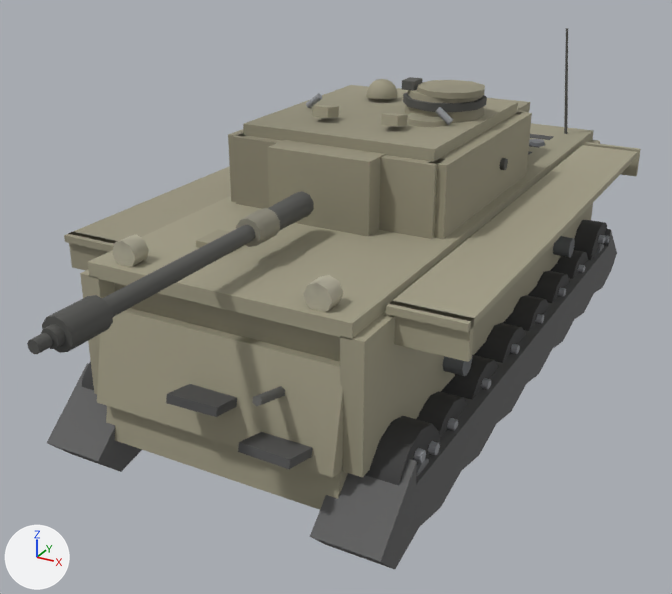
An edit to the glTF model client/assets/models/chinu.glb, drawn before and after from the same camera.
Camera for both pictures: a 50 mm lens placed at (3.67, -7.84, 4.48), pointed at (-0.11, -0.97, 1.04). Every picture has the same lights, and +X, +Y and +Z are marked at lower left. The older version comes first. Where no turn or scale is listed for an object, it has been applied to the vertices. Vertices at exactly the same position are counted once.

The scene before the commit, as lines of its bpy script (objects in view):
```python
me_mesh_11 = bpy.data.meshes.new('Mesh_11')
me_mesh_11.from_pydata(...)  # 148 vertices, 248 faces; spans x -0.24..0.24, y -0.369..0.369, z -0.369..0.369
me_mesh_11.materials.append(mat_wheel11_mat)
me_mesh_16 = bpy.data.meshes.new('Mesh_16')
me_mesh_16.from_pydata(...)  # 160 vertices, 296 faces; spans x -1.51..1.51, y -3.3..3.3, z 0.1..1.09
me_mesh_16.materials.append(mat_tracks_mat)
me_mesh_18 = bpy.data.meshes.new('Mesh_18')
me_mesh_18.from_pydata(...)  # 80 vertices, 132 faces; spans x -1.06..1.06, y -3.4..-2.05, z 0.38..1.95
me_mesh_18.materials.append(mat_glacis_mat)
# before: 0 (1.06, -2.79, 1.82), 1 (1.06, -3.09, 0.42), 2 (1.06, -2.6, 1.78), 3 (1.06, -2.9, 0.38), 4 (-1.06, -2.6, 1.78)
# before: 5 (-1.06, -2.9, 0.38), 6 (-1.06, -2.79, 1.82), 7 (-1.06, -3.09, 0.42)
me_mesh_21 = bpy.data.meshes.new('Mesh_21')
me_mesh_21.from_pydata(...)  # 76 vertices, 124 faces; spans x -1.13..1.13, y -3.0..3.0, z 1.77..1.93
me_mesh_21.materials.append(mat_hulltop_mat)
# before: 0 (1.13, -3.0, 1.89) at pixel (352, 323), 1 (1.13, -3.0, 1.77) at pixel (352, 340), 6 (-1.13, -3.0, 1.89) at pixel (87, 261), 7 (-1.13, -3.0, 1.77) at pixel (89, 276)
ob_glacis = bpy.data.objects.new('glacis', me_mesh_18)
ob_glacis.location = (0.0, 0.0, 0.0)
ob_hulltop = bpy.data.objects.new('hullTop', me_mesh_21)
ob_hulltop.location = (0.0, 0.0, 0.0)
ob_tracks = bpy.data.objects.new('tracks', me_mesh_16)
ob_tracks.location = (0.0, 0.0, 0.0)
ob_wheel11 = bpy.data.objects.new('wheel11', me_mesh_11)
ob_wheel11.location = (1.24, -0.37, 0.44)
# also in view: 'turretFront' at (0.0, 0.18, 2.16); 'wheel10' at (1.24, 0.37, 0.44); 'wheel15' at (1.24, 2.55, 0.56); 'wheel12' at (1.24, -1.11, 0.44); 'lowerPlate' at (0.0, -2.97, 1.13)
```
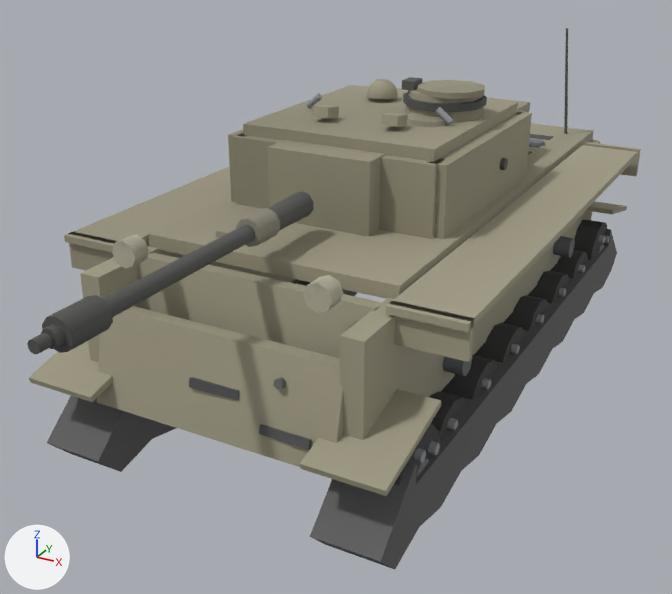
Pixel boxes (x1, y1, x2, y2) of what changed, in the pictures (672 x 594 px; the box of a moved part takes in the faces that stretch with it):
'tracks', reshaped (8% taller): before (47, 229, 617, 569); after (29, 201, 627, 569)
'hullTop', reshaped (12% narrower, 19% shorter): before (88, 123, 594, 340); after (148, 123, 594, 299)
'glacis', reshaped: before (106, 229, 348, 510); after (135, 220, 382, 450)
part 1 of me_mesh_16, added: after (29, 201, 627, 496)
part 2 of me_mesh_18, moved or reshaped: before (196, 229, 230, 248); after (215, 220, 239, 238)
part 3 of me_mesh_18, moved or reshaped: before (252, 386, 285, 407); after (273, 377, 286, 390)
part 4 of me_mesh_18, moved or reshaped: before (166, 384, 237, 417); after (189, 377, 239, 400)
part 5 of me_mesh_18, moved or reshaped: before (238, 432, 313, 469); after (259, 424, 312, 450)
part 6 of me_mesh_18, moved or reshaped: before (106, 283, 348, 510); after (135, 253, 382, 358)
'wheel14', unchanged, covered by the edit: before (365, 416, 440, 486); after (394, 423, 440, 486)

Patch to the scene script:
```diff
--- a/client/assets/models/chinu.glb.py
+++ b/client/assets/models/chinu.glb.py
@@ me_mesh_16 @@
 # used by ob_tracks; location = (0.0, 0.0, 0.0)
-me_mesh_16.from_pydata(...)  # 160 vertices, 296 faces; spans x -1.51..1.51, y -3.3..3.3, z 0.1..1.09
+me_mesh_16.from_pydata(...)  # 192 vertices, 344 faces; spans x -1.56..1.56, y -3.34..3.3, z 0.1..1.18
+# me_mesh_16 part 1
+# 16 vertices are added at x -1.56..0.92, y -3.34..3.3, z 0.9..1.18
+# 16 new vertices lie (0.64, 0.0, 0.0) away from vertices in x -1.56..0.92, y -3.34..3.3, z 0.9..1.18
+# 48 new faces join them
 me_mesh_16.materials.append(mat_tracks_mat)
@@ me_mesh_18 @@
 # used by ob_glacis; location = (0.0, 0.0, 0.0)
-me_mesh_18.from_pydata(...)  # 80 vertices, 132 faces; spans x -1.06..1.06, y -3.4..-2.05, z 0.38..1.95
+me_mesh_18.from_pydata(...)  # 80 vertices, 132 faces; spans x -1.06..1.06, y -3.14..-1.79, z 0.53..1.95
+# me_mesh_18 part 2: the loose piece of 8 vertices spanning x -0.6..-0.3, y -2.35..-2.05, z 1.82..1.95 is moved by (0.0, 0.26, 0.0)
+# me_mesh_18 part 3: the loose piece of 14 vertices spanning x 0.55..0.62, y -3.34..-2.88, z 1.19..1.37 is moved by (0.0, 0.26, 0.0)
+# me_mesh_18 part 4: the loose piece of 8 vertices spanning x -0.21..0.25, y -3.36..-2.55, z 0.95..1.19 is moved by (0.0, 0.26, 0.0)
+# me_mesh_18 part 5: the loose piece of 8 vertices spanning x 0.45..0.9, y -3.4..-2.59, z 0.76..1.0 is moved by (0.0, 0.26, 0.0)
+# me_mesh_18 part 6
+for i in [0, 2, 4, 6]: me_mesh_18.vertices[i].co += Vector((0.0, 0.26, -0.02))
+for i in [1, 3, 5, 7]: me_mesh_18.vertices[i].co += Vector((0.0, 0.3, 0.15))
+# other edits to the shape of me_mesh_18 do not show in these pictures
 me_mesh_18.materials.append(mat_glacis_mat)
@@ me_mesh_21 @@
 # used by ob_hulltop; location = (0.0, 0.0, 0.0)
-me_mesh_21.from_pydata(...)  # 76 vertices, 124 faces; spans x -1.13..1.13, y -3.0..3.0, z 1.77..1.93
+me_mesh_21.from_pydata(...)  # 76 vertices, 124 faces; spans x -1.13..1.13, y -2.29..3.0, z 1.77..1.93
+# me_mesh_21 part 7
+for i in [0, 1, 6, 7]: me_mesh_21.vertices[i].co += Vector((0.0, 0.71, 0.0))
 me_mesh_21.materials.append(mat_hulltop_mat)
```
